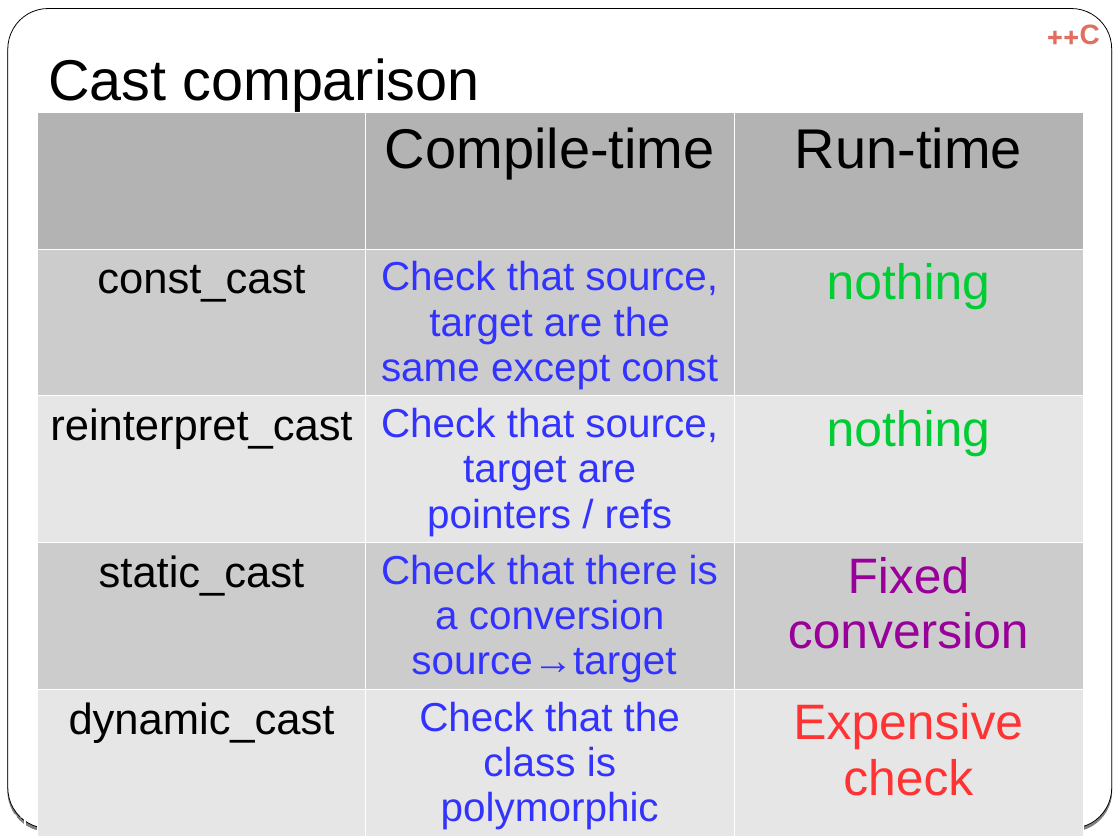
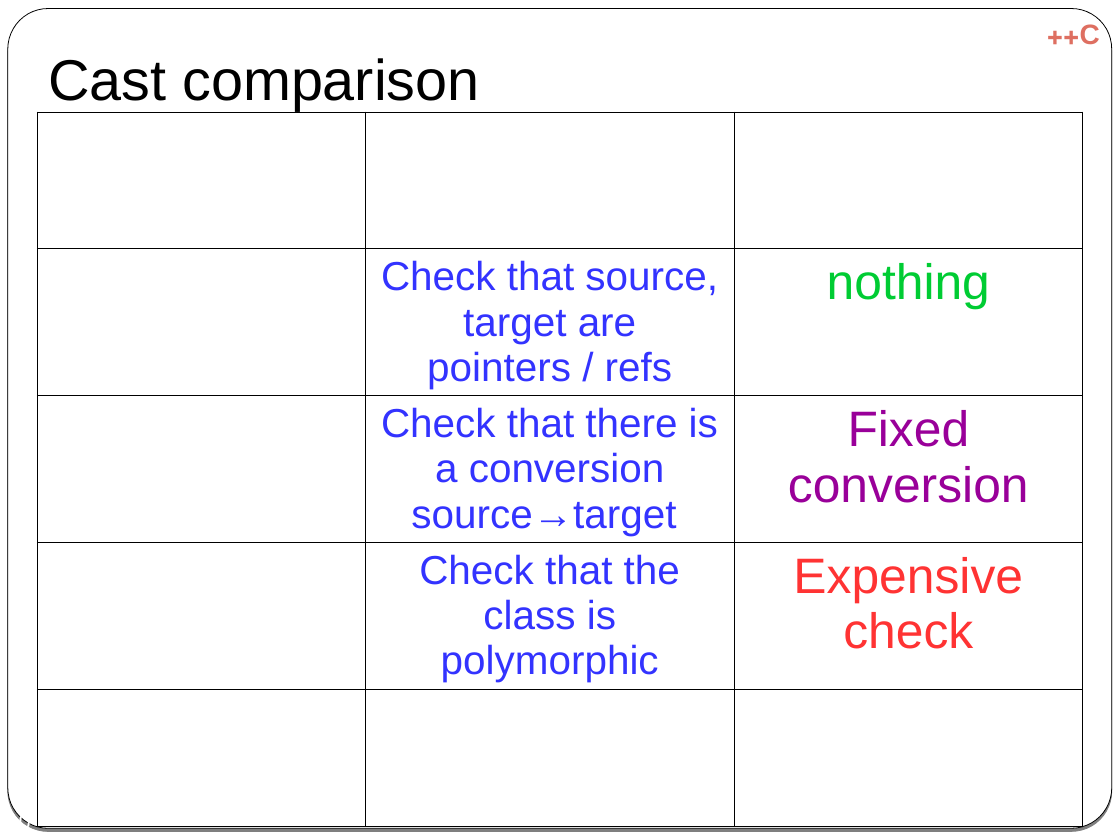
Before and after one commit to cpp-at-ariel/cpp-5781, a slide deck: slide 10 of 07-rtti/slides-1-rtti.odp (slide 21 before the commit). Drawn at 1120x840 pixels with LibreOffice and Linux fonts; fonts in the diff are those of the drawing. Boxes give left, top, right and bottom in pixels: in the first picture for what was removed or moved away, otherwise in the second. Text is boxed around its words. In the diff, an @@ line names an element or a change of style, - is before the commit and + after.

```diff
--- a/07-rtti/slides-1-rtti.odp
+++ b/07-rtti/slides-1-rtti.odp
@@ table at (37, 112, 1082, 827) @@
-row 2: const_cast | Check that source, target are the same except const | nothing
+row 5:  |  | 
@@ fill #B3B3B3 to none in 2 cells @@
@@ fill #CCCCCC to none in 6 cells @@
@@ fill #E6E6E6 to none in row 3 @@
@@ text colour #000000 to #FFFFFF in "Compile-time", "Run-time" @@
@@ borders changed @@
@@ page number at (6, 812, 30, 827): text changed @@
-21
+10
```
Also in this commit, not shown: 2 other slides changed, 11 slides removed, 15 other files.
